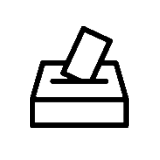
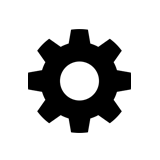
Comparing the layer stacks of the two (160, 160) images. Changes:
added layer "settings-solid" above "lightning" over [28, 29, 131, 133]
hid "Voting" over [30, 26, 129, 128]
